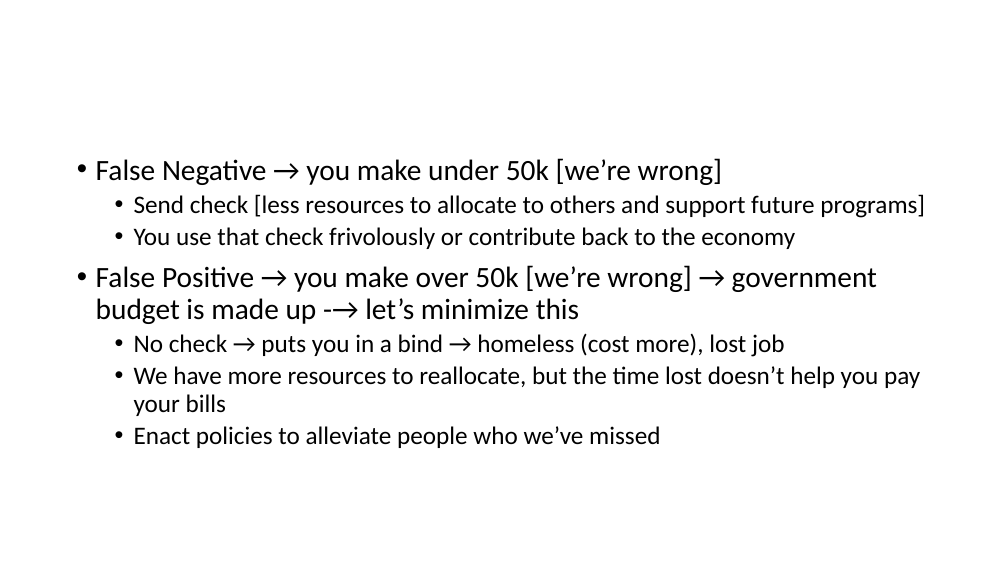
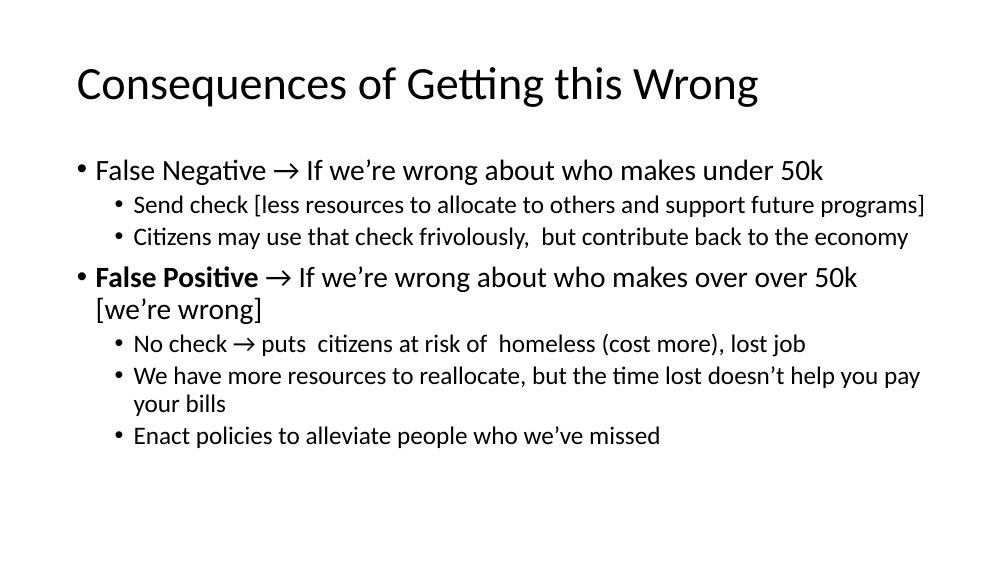
Before and after one commit to scottlou/gitStash_lab, a slide deck: slide 4 of MOD3/Mod3_FinalProject/Mod3Project.pptx (slide 2 before the commit). Drawn at 1008x567 pixels with LibreOffice and Linux fonts; fonts in the diff are those of the drawing. Boxes give left, top, right and bottom in pixels: in the first picture for what was removed or moved away, otherwise in the second. Text is boxed around its words. In the diff, an @@ line names an element or a change of style, - is before the commit and + after.

```diff
--- a/MOD3/Mod3_FinalProject/Mod3Project.pptx
+++ b/MOD3/Mod3_FinalProject/Mod3Project.pptx
@@ title added at [77, 67, 758, 107], 44 pt, text #000000 @@
+Consequences of Getting this Wrong
@@ text at [96, 159, 823, 185]: text changed @@
-• False Negative → you make under 50k [we’re wrong]
+• False Negative → If we’re wrong about who makes under 50k
@@ text at [96, 227, 909, 357]: text changed @@
-  • You use that check frivolously or contribute back to the economy
-• False Positive → you make over 50k [we’re wrong] → government budget is made up -→ let’s minimize this
-  • No check → puts you in a bind → homeless (cost more), lost job
+  • Citizens may use that check frivolously, but contribute back to the economy
+• False Positive → If we’re wrong about who makes over over 50k [we’re wrong]
+  • No check → puts citizens at risk of homeless (cost more), lost job
```
Also in this commit, not shown: 2 other slides changed, 8 slides added, 1 slide removed, 38 other files.
